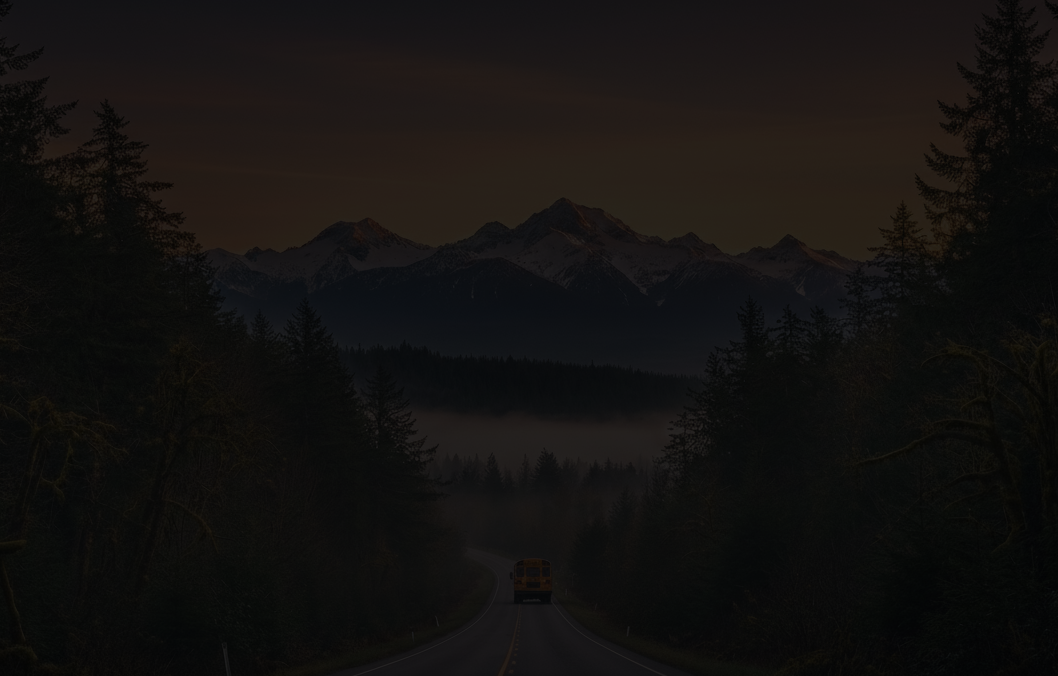
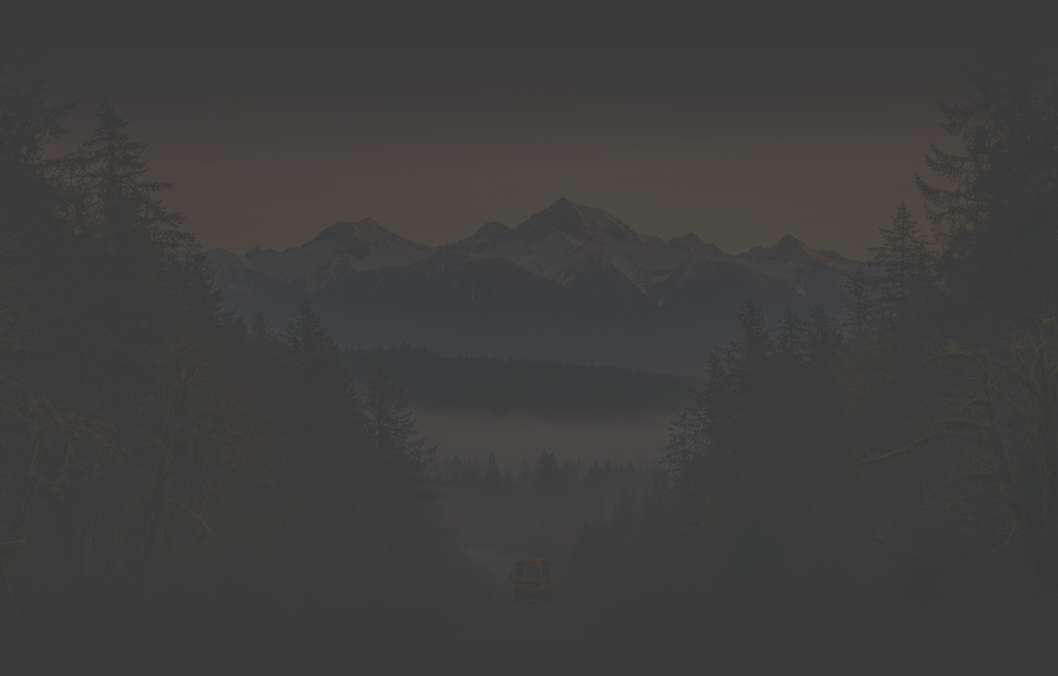
The second 1058px x 676px image is a revision of the first. Changes to its layers:
"Layer 1": opacity 16% → 10%, painted on it, masked it over [0, 0, 1058, 676]
painted on "Layer 2" over [0, 0, 1058, 676]